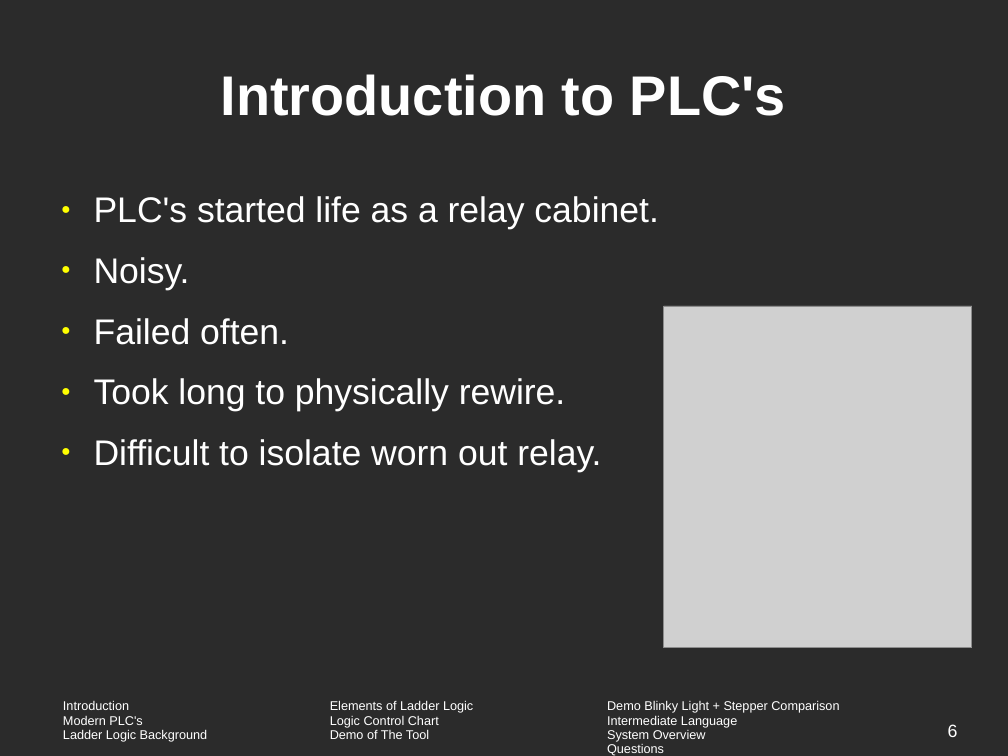
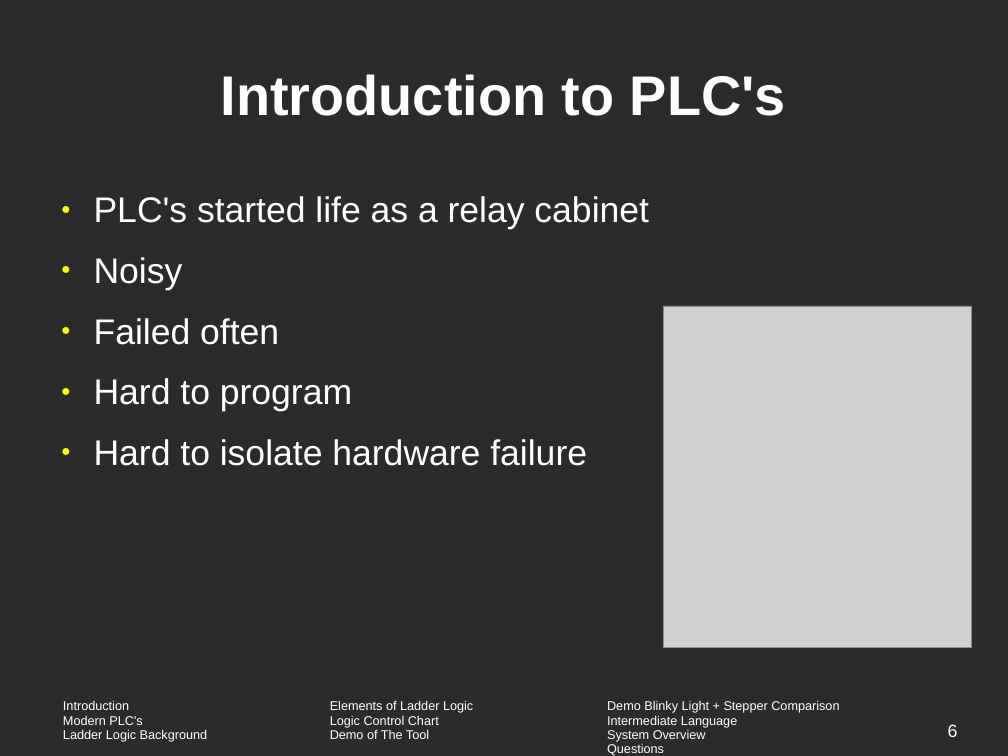
Before and after one commit to vortex-5/plcthesis, a slide deck: slide 6 of presentation/defense.odp. Drawn at 1008x756 pixels with LibreOffice and Linux fonts; fonts in the diff are those of the drawing; grey boxes stand for pictures; background and template pictures are left out; a plain dark background stands for a picture behind light text. Boxes give left, top, right and bottom in pixels: in the first picture for what was removed or moved away, otherwise in the second. Text is boxed around its words. In the diff, an @@ line names an element or a change of style, - is before the commit and + after.

```diff
--- a/presentation/defense.odp
+++ b/presentation/defense.odp
@@ text at <box>94,196,649,466</box>: text changed @@
-● PLC's started life as a relay cabinet.
-● Noisy.
-● Failed often.
-● Took long to physically rewire.
-● Difficult to isolate worn out relay.
+● PLC's started life as a relay cabinet
+● Noisy
+● Failed often
+● Hard to program
+● Hard to isolate hardware failure
```
Also in this commit, not shown: 11 other slides changed, 1 slide added.
